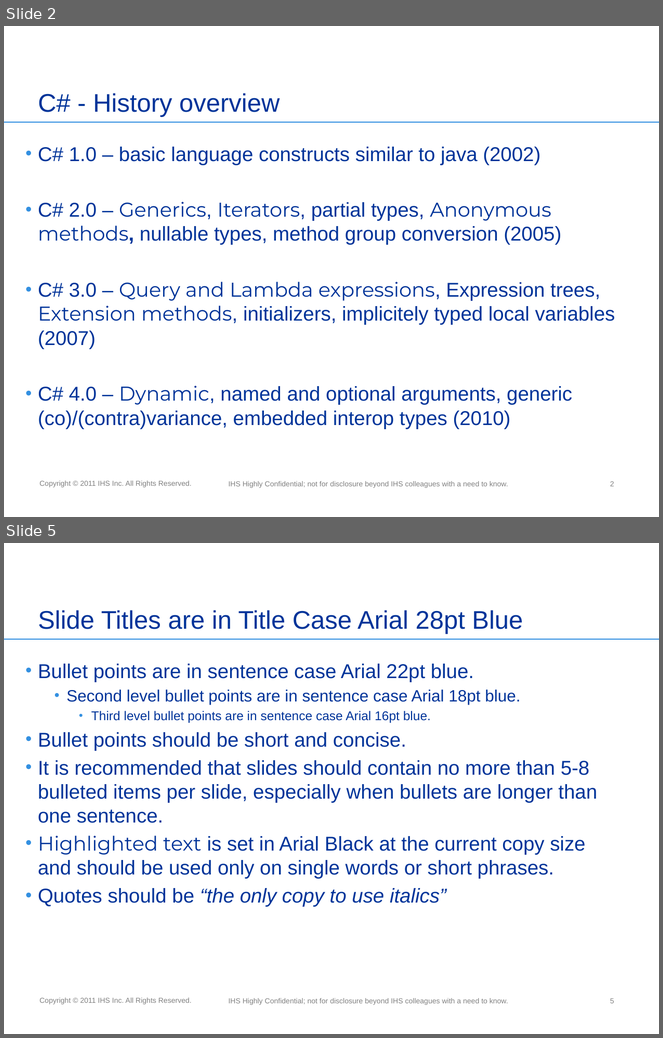
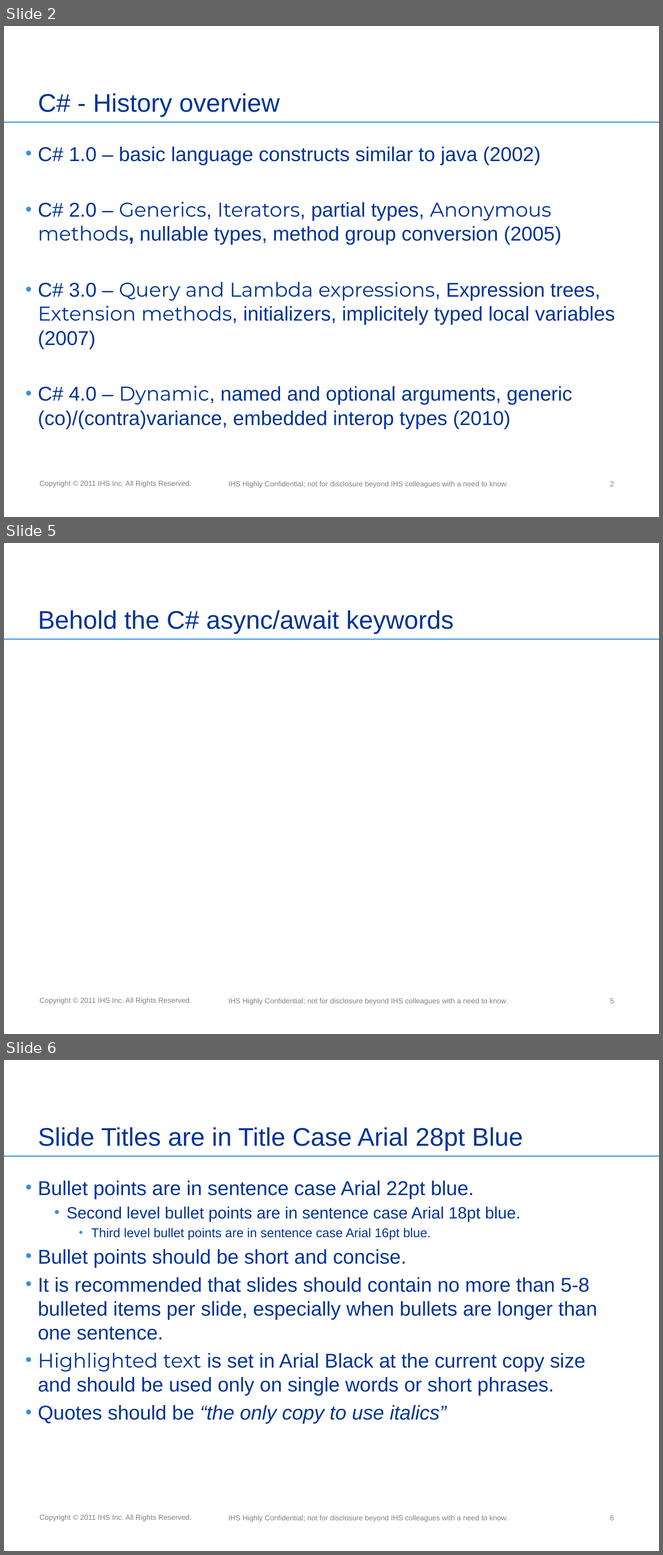
Before and after one commit to miensol/conference2012, a slide deck: C# 5.pptx. Shown one above the other, each under a label of ours: slides 2 and 5 before the commit, slides 2, 5 and 6 after it; the slides between them are not shown. The pictures are 663x1038 and 663x1555 pixels, drawn with LibreOffice and Linux fonts; fonts in the diff are those of the drawing; background and template pictures are left out. Boxes give left, top, right and bottom in pixels: in the first picture for what was removed or moved away, otherwise in the second. Text is boxed around its words. In the diff, an @@ line names an element or a change of style, - is before the commit and + after.

```diff
--- a/C# 5.pptx
+++ b/C# 5.pptx
@@ slide 5 added at (x1=4, y1=543, x2=659, y2=1034), background #FFFFFF; not listed: 3 template elements that a slide beside it also shows @@
@@ title added at (x1=38, y1=610, x2=454, y2=634), 28 pt, text #003399 @@
+Behold the C# async/await keywords
@@ page number added at (x1=610, y1=999, x2=614, y2=1004), 8 pt, text #808080 @@
+5
@@ what was slide 5 is now slide 6 @@
```
Also in this commit, not shown: 2 slides changed.
